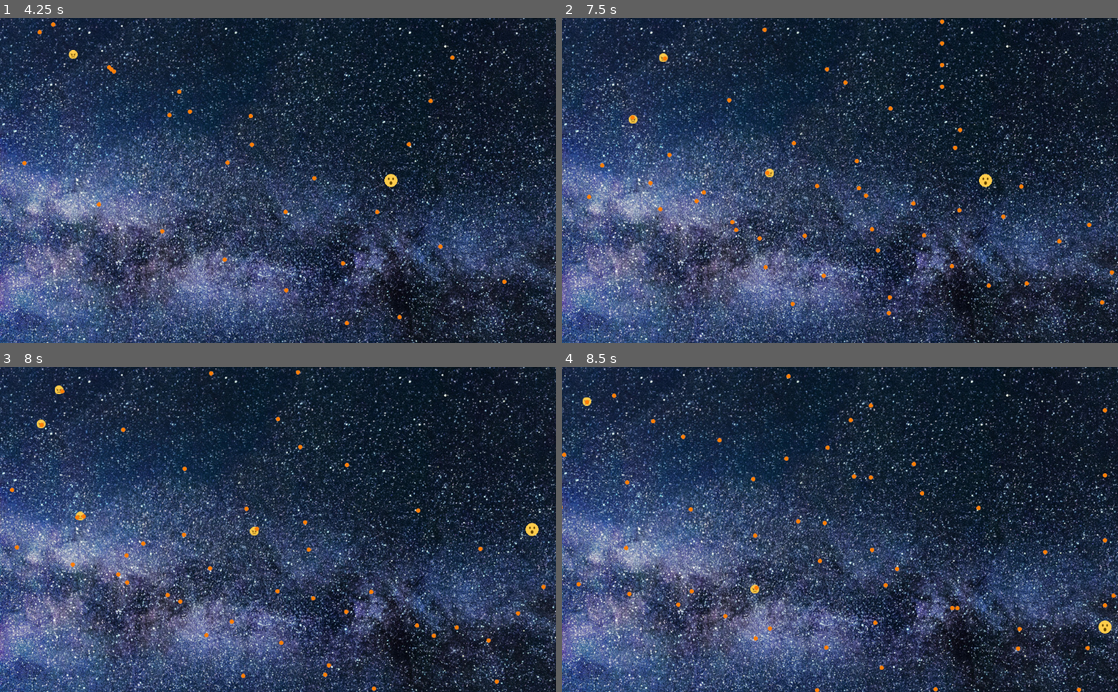
Above: before the commit, frames 1-4 (two rows, left to right).
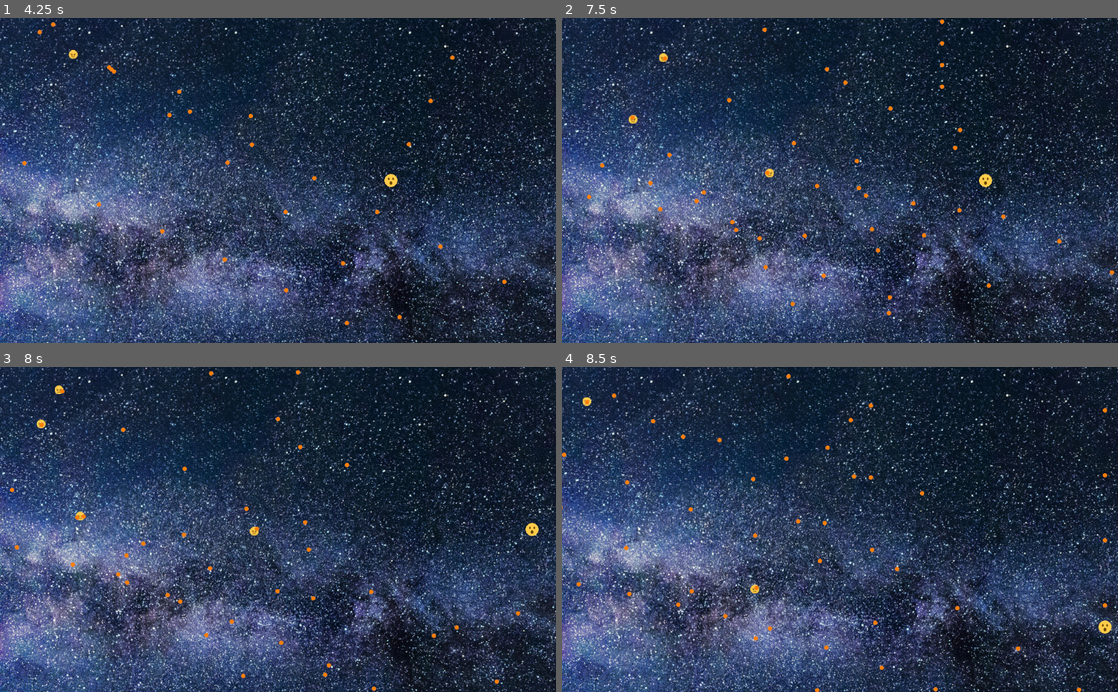
Above: after the commit, the same moments.

Repository: Killer66562/DanGaku
Game: Godot game, scene res://objects/GameScene.tscn
Same seed, same stepped clock (60 frames per second), same inputs: the game is played once before the commit and once after it. The project has no main scene, so this scene is started directly.
Inputs:
- Up to frame 1 (4.25 s): tap Enter at 0.5 s; hold Right (move_right) 0.53-1.28 s; hold X (shoot) 0.53-1.28 s; hold Down (move_down) 1.28-2.03 s; tap X (shoot) at 1.35, 2.85 s; hold Right (move_right) 2.03-2.78 s; hold X (shoot) 2.03-2.78 s; hold Up (move_up) 2.78-3.53 s; hold Left (move_left) from 3.53 s (still down); hold X (shoot) from 3.53 s (still down)
- Up to frame 2 (7.5 s): release X (shoot) at 4.28 s; tap X (shoot) at 4.35, 5.85, 7.35 s; release Left (move_left) at 5.03 s; hold Down (move_down) 5.03-5.78 s; hold X (shoot) 5.03-5.78 s; hold Right (move_right) 5.78-6.53 s; hold Up (move_up) 6.53-7.28 s; hold X (shoot) 6.53-7.28 s; hold Right (move_right) from 7.28 s (still down)
- Up to frame 3 (8 s): keep holding Right (move_right)
- Up to frame 4 (8.5 s): release Right (move_right) at 8.03 s; hold Down (move_down) from 8.03 s (still down); hold X (shoot) from 8.03 s (still down)

Frame 1 is identical in both runs. In frame 2, less than 0.1% of the frame differs, in the area x 69-98%, y 51-89%; in frame 3, less than 0.1%; in frame 4, less than 0.1%, in the area x 57-100%, y 29-88%.

Commit message:
Drop Item

Diff:
--- a/objects/Bullet.tscn
+++ b/objects/Bullet.tscn
@@ -16,3 +16,8 @@
 
 [node name="CollisionShape2D" type="CollisionShape2D" parent="CollisionArea"]
 shape = SubResource( 1 )
+
+[node name="DisappearTimer" type="Timer" parent="."]
+one_shot = true
+autostart = true
+[connection signal="timeout" from="DisappearTimer" to="." method="_on_DisappearTimer_timeout"]
--- /dev/null
+++ b/objects/Follower.tscn
@@ -0,0 +1,6 @@
+[gd_scene load_steps=2 format=2]
+
+[ext_resource path="res://scripts/Follower.gd" type="Script" id=1]
+
+[node name="Follower" type="Node2D"]
+script = ExtResource( 1 )
--- a/objects/GameScene.gd
+++ b/objects/GameScene.gd
@@ -6,6 +6,7 @@
 
 
 func _ready():
+	randomize()
 	$Player.position = Vector2(400, 400)
 	$MobTimer.start()
 
--- /dev/null
+++ b/objects/Item.gd
@@ -0,0 +1,13 @@
+extends Node2D
+
+
+var velocity: Vector2
+var speed: int
+
+
+func _ready():
+	pass
+
+
+func _process(delta):
+	position += velocity * speed * delta
--- /dev/null
+++ b/objects/Item.tscn
@@ -0,0 +1,25 @@
+[gd_scene load_steps=4 format=2]
+
+[ext_resource path="res://objects/Item.gd" type="Script" id=1]
+
+[sub_resource type="SpriteFrames" id=1]
+animations = [ {
+"frames": [  ],
+"loop": true,
+"name": "default",
+"speed": 5.0
+} ]
+
+[sub_resource type="RectangleShape2D" id=2]
+extents = Vector2( 6, 6 )
+
+[node name="Item" type="Node2D"]
+script = ExtResource( 1 )
+
+[node name="AnimatedSprite" type="AnimatedSprite" parent="."]
+frames = SubResource( 1 )
+
+[node name="Area2D" type="Area2D" parent="."]
+
+[node name="CollisionShape2D" type="CollisionShape2D" parent="Area2D"]
+shape = SubResource( 2 )
--- a/objects/Mob.gd
+++ b/objects/Mob.gd
@@ -3,10 +3,12 @@
 
 export (PackedScene) var PlayerBullet
 export (PackedScene) var MobBullet
+export (PackedScene) var Item
 
 
 var _move_to: Vector2
 var player_position: Vector2
+var item_drop_chance: float = 0.99
 
 
 func _shoot_bullet():
@@ -16,6 +18,16 @@
 	bullet.velocity = velocity
 	bullet.speed = bullet_speed
 	get_tree().root.add_child(bullet)
+
+
+func _drop_item():
+	if randf() < item_drop_chance:
+		var velocity = Vector2(0, 1).normalized()
+		var item = Item.instance()
+		item.position = position
+		item.velocity = velocity
+		item.speed = 200
+		get_tree().root.add_child(item)
 
 
 func _ready():
@@ -36,6 +48,7 @@
 
 func _on_CollisionArea_area_entered(area):
 	if area.is_in_group("player"):
+		_drop_item()
 		queue_free()
 
 
--- a/objects/Mob.tscn
+++ b/objects/Mob.tscn
@@ -1,9 +1,10 @@
-[gd_scene load_steps=7 format=2]
+[gd_scene load_steps=8 format=2]
 
 [ext_resource path="res://objects/Character.tscn" type="PackedScene" id=1]
 [ext_resource path="res://objects/Mob.gd" type="Script" id=2]
 [ext_resource path="res://objects/MobBullet.tscn" type="PackedScene" id=3]
 [ext_resource path="res://assets/angry-face.png" type="Texture" id=4]
+[ext_resource path="res://objects/StrengthItem.tscn" type="PackedScene" id=5]
 
 [sub_resource type="SpriteFrames" id=1]
 animations = [ {
@@ -19,6 +20,7 @@
 [node name="Mob" instance=ExtResource( 1 )]
 script = ExtResource( 2 )
 MobBullet = ExtResource( 3 )
+Item = ExtResource( 5 )
 
 [node name="AnimatedSprite" parent="." index="0"]
 frames = SubResource( 1 )
--- /dev/null
+++ b/objects/Player1.gd
@@ -0,0 +1,18 @@
+extends "res://scripts/Player.gd"
+
+
+func _ready():
+	_strength = 0
+	bullet_speed = 800
+	speed = 400
+
+
+func _shoot_bullet():
+	for s in range(-_strength, _strength + 1):
+		print(s)
+		var bullet = PlayerBullet.instance()
+		var velocity = Vector2(sin(s * -(PI / 6)), -cos(s * (PI / 6))).normalized()
+		bullet.velocity = velocity
+		bullet.speed = bullet_speed
+		bullet.position = position
+		get_tree().root.add_child(bullet)
--- /dev/null
+++ b/objects/Player1.tscn
@@ -0,0 +1,9 @@
+[gd_scene load_steps=4 format=2]
+
+[ext_resource path="res://objects/Player.tscn" type="PackedScene" id=1]
+[ext_resource path="res://objects/Player1.gd" type="Script" id=2]
+[ext_resource path="res://objects/Player1Bullet.tscn" type="PackedScene" id=3]
+
+[node name="Player1" instance=ExtResource( 1 )]
+script = ExtResource( 2 )
+PlayerBullet = ExtResource( 3 )
--- /dev/null
+++ b/objects/Player1Bullet.tscn
@@ -0,0 +1,15 @@
+[gd_scene load_steps=4 format=2]
+
+[ext_resource path="res://objects/PlayerBullet.tscn" type="PackedScene" id=1]
+[ext_resource path="res://assets/player1_bullet.png" type="Texture" id=2]
+
+[sub_resource type="CircleShape2D" id=1]
+radius = 6.0
+
+[node name="Player1Bullet" instance=ExtResource( 1 )]
+
+[node name="Sprite" parent="." index="0"]
+texture = ExtResource( 2 )
+
+[node name="CollisionShape2D" parent="CollisionArea" index="0"]
+shape = SubResource( 1 )
--- /dev/null
+++ b/objects/StrengthItem.gd
@@ -0,0 +1,5 @@
+extends "res://objects/Item.gd"
+
+
+func _ready():
+	pass
--- /dev/null
+++ b/objects/StrengthItem.tscn
@@ -0,0 +1,19 @@
+[gd_scene load_steps=5 format=2]
+
+[ext_resource path="res://objects/Item.tscn" type="PackedScene" id=1]
+[ext_resource path="res://assets/strength_item.png" type="Texture" id=2]
+[ext_resource path="res://objects/StrengthItem.gd" type="Script" id=3]
+
+[sub_resource type="SpriteFrames" id=1]
+animations = [ {
+"frames": [ ExtResource( 2 ) ],
+"loop": true,
+"name": "default",
+"speed": 5.0
+} ]
+
+[node name="StrengthItem" instance=ExtResource( 1 )]
+script = ExtResource( 3 )
+
+[node name="AnimatedSprite" parent="." index="0"]
+frames = SubResource( 1 )
--- a/scripts/Bullet.gd
+++ b/scripts/Bullet.gd
@@ -17,7 +17,7 @@
 
 func _process(delta):
 	position += velocity * speed * delta
-	if bigger_than and position.y > clear_y:
-		queue_free()
-	elif not bigger_than and position.y < clear_y:
-		queue_free()
+
+
+func _on_DisappearTimer_timeout():
+	queue_free()
--- /dev/null
+++ b/scripts/Follower.gd
@@ -0,0 +1,15 @@
+extends Node2D
+
+
+var goal setget set_goal, get_goal
+
+
+func set_goal(node: Node2D):
+	goal = node
+
+
+func get_goal():
+	return goal
+
+func _ready():
+	pass
--- a/scripts/Player.gd
+++ b/scripts/Player.gd
@@ -4,6 +4,7 @@
 signal use_skill
 
 var _health: int = 10
+var _strength: int = 0
 var _skill_count_remain: int = 10
 var _skill_active: bool = false
 var _skill_lasting_sec: float = 3.5
Binary file added: assets/player1_bullet.png
Not shown, added: assets/player1_bullet.png.import
Binary file added: assets/strength_item.png
Not shown, added: assets/strength_item.png.import
Not shown: 2 places in objects/Player.tscn that only renumber resources
